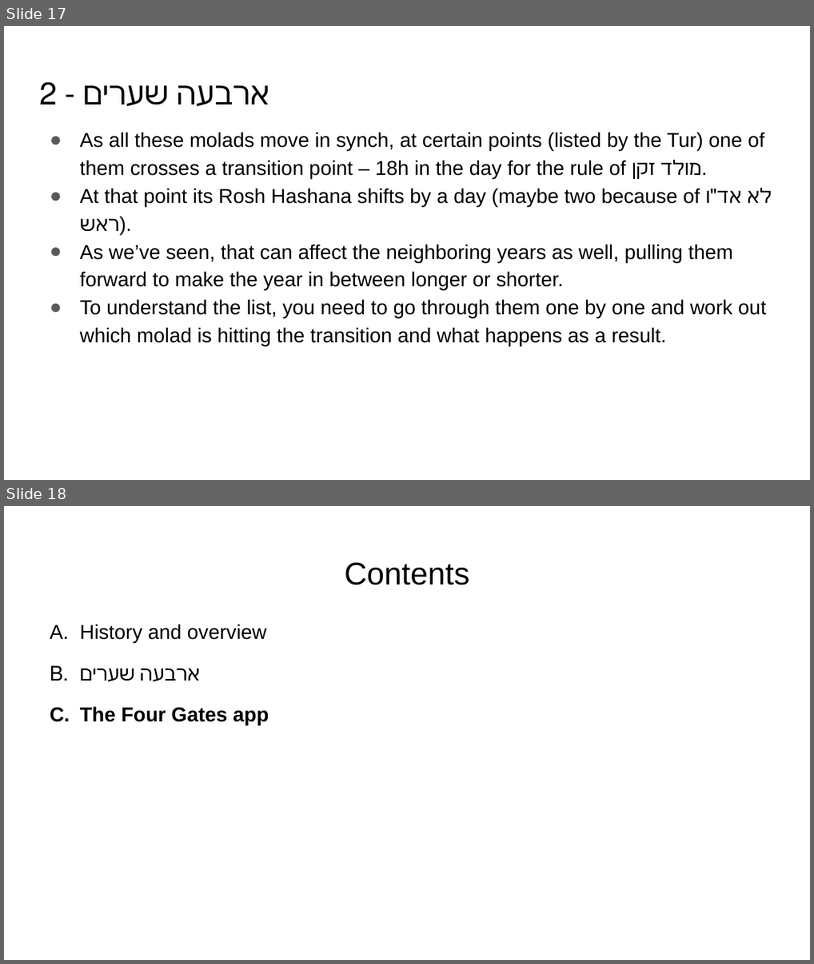
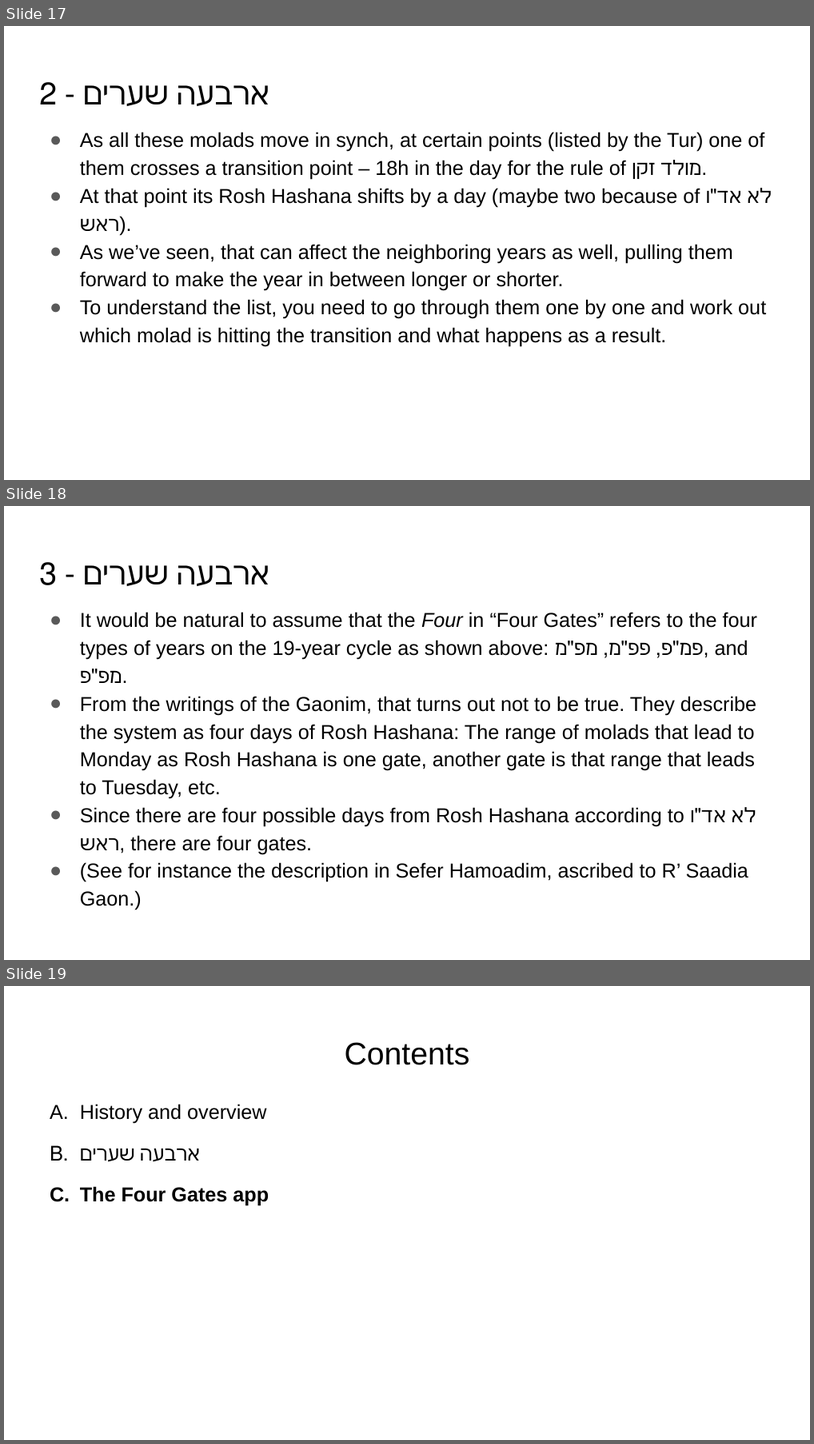
Before and after one commit to MichoelR/Keviyus, a slide deck: FourGates/FourGates.pptx. Shown one above the other, each under a label of ours: slides 17 and 18 before the commit, slides 17, 18 and 19 after it. The pictures are 814x964 and 814x1444 pixels, drawn with LibreOffice and Linux fonts; fonts in the diff are those of the drawing. Boxes give left, top, right and bottom in pixels: in the first picture for what was removed or moved away, otherwise in the second. Text is boxed around its words. In the diff, an @@ line names an element or a change of style, - is before the commit and + after.

```diff
--- a/FourGates/FourGates.pptx
+++ b/FourGates/FourGates.pptx
@@ slide 18 added at [4,506,810,960], background #FFFFFF @@
@@ title added at [177,565,270,586], 28 pt, text #000000 @@
+ארבעה שערים - 3
@@ text added at [80,612,758,910], 18 pt, text #000000 @@
+● It would be natural to assume that the Four in “Four Gates” refers to the four types of years on the 19-year cycle as shown above: פמ"פ, פפ"מ, מפ"מ, and מפ"פ.
+● From the writings of the Gaonim, that turns out not to be true. They describe the system as four days of Rosh Hashana: The range of molads that lead to Monday as Rosh Hashana is one gate, another gate is that range that leads to Tuesday, etc.
+● Since there are four possible days from Rosh Hashana according to לא אד"ו ראש, there are four gates.
+● (See for instance the description in Sefer Hamoadim, ascribed to R’ Saadia Gaon.)
@@ what was slide 18 is now slide 19 @@
```
Also in this commit, not shown: 5 slides changed.
